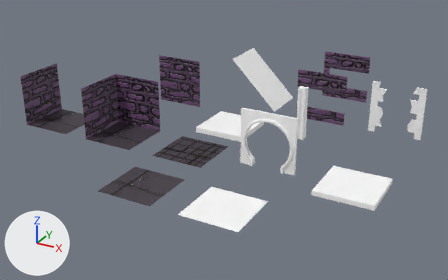
The glTF model Models/Modular_Kit/Modular_Kit.glb, before and after one commit.
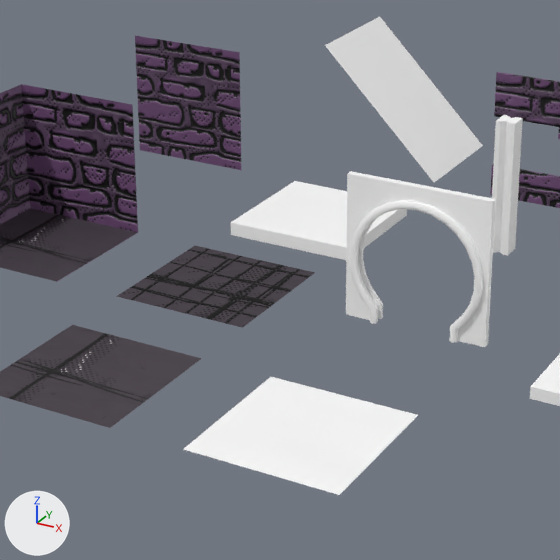
Each version is shown whole from a 50 mm camera at (10.83, -17.23, 9.34) aimed at (0.41, 1.71, -0.14), then close up on the part from 24% to 72% of the width and 15% to 92% of the height. Every picture has the same lights, and +X, +Y and +Z are marked at lower left. Vertices at the same position are counted once.

The first close-up shows 'Ceiling-col', 'Corner_wall-col', 'door-col', 'floor-col', 'floor_Outside-col', 'gravel_Floor-col', 'pillar-col', 'roof-col', 'slope-col', 'wall-col', 'window-col'.
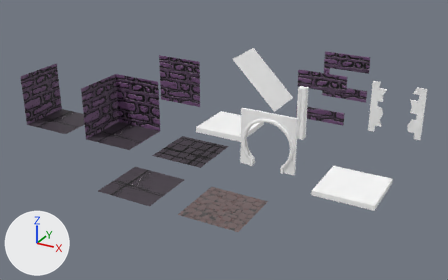
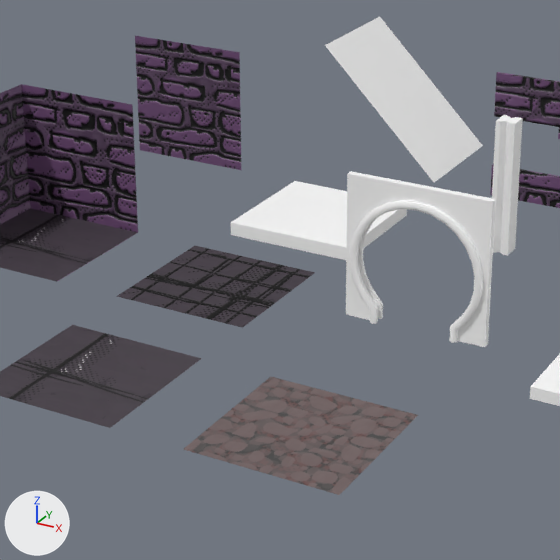
Where the change shows, as pixel boxes (x1, y1, x2, y2) in the close-ups (560 x 560 px):
'gravel_Floor-col', surface changed (white to grey)
    both: (183, 377, 418, 495)

Patch to the scene script:
```diff
--- a/Models/Modular_Kit/Modular_Kit.glb.py
+++ b/Models/Modular_Kit/Modular_Kit.glb.py
@@ mat_standardsurface1_020 @@
 n0 = _N.new('ShaderNodeBsdfPrincipled'); n0.name = 'Principled BSDF'
-n0.inputs[0].default_value = (1.0, 1.0, 1.0, 1.0)  # 'Base Color', white #ffffff
 n0.inputs[2].default_value = 0.553  # 'Roughness'
 n1 = _N.new('ShaderNodeOutputMaterial'); n1.name = 'Material Output'
+n2 = _N.new('ShaderNodeTexImage'); n2.name = 'Image Texture'
+n2.image = img_atlas
+n3 = _N.new('ShaderNodeNormalMap'); n3.name = 'Normal Map'
+n3.uv_map = 'UVMap'
+n4 = _N.new('ShaderNodeTexImage'); n4.name = 'Image Texture.001'
+n4.image = img_normal_atlas
 _L.new(n0.outputs[0], n1.inputs[0])  # 'BSDF' to 'Surface'
+_L.new(n2.outputs[0], n0.inputs[0])  # 'Color' to 'Base Color'
+_L.new(n3.outputs[0], n0.inputs[5])  # 'Normal' to 'Normal'
+_L.new(n4.outputs[0], n3.inputs[1])  # 'Color' to 'Color'
@@ me_mesh_020 @@
 me_mesh_020.from_pydata(...)  # 81 vertices, 128 faces; spans x -1.0..1.0, y -1.0..1.0, z -0.04..0.04
 # used by ob_gravel_floor_col; location = (3.0, -3.0, 0.0)
+# me_mesh_020 part 1: texture (UV) coordinates of 128 of 128 faces, centred in x -0.92..0.92, y -0.92..0.92, z -0.01..0.02, changed; they spanned u 0.0..1.0, v 0.0..1.0 and now span u 0.5..1.0, v 0.0..0.5
 me_mesh_020.materials.append(mat_standardsurface1_020)
```
